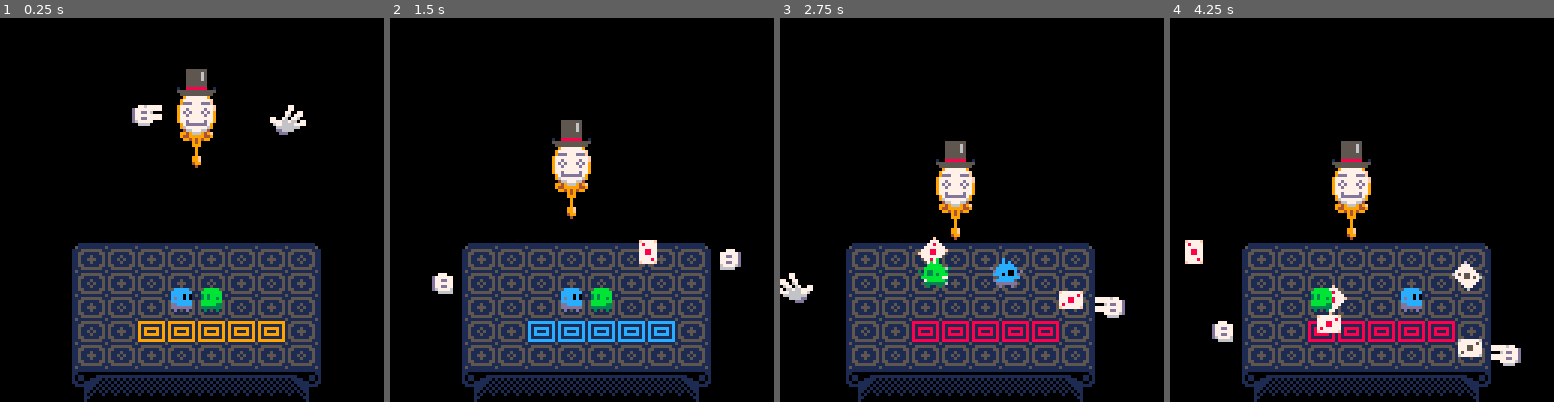
Above: before the commit, frames 1-4 (left to right).
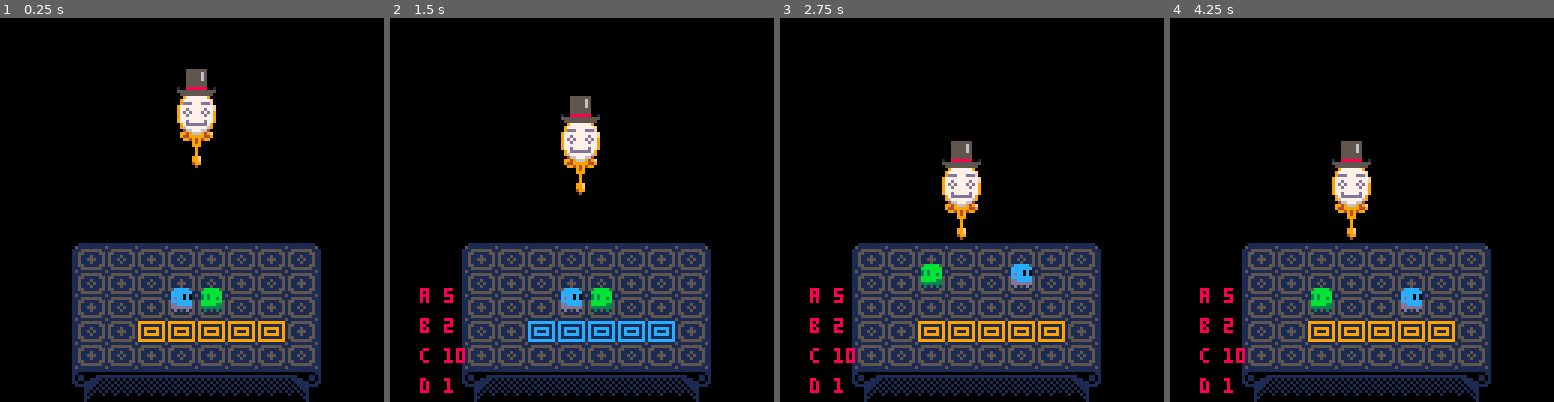
Above: after the commit, the same moments.

Repository: aylanonsense/just-one-boss
Game: PICO-8 cartridge cart.p8
The game is run twice, just before and just after one commit, with the same random seed, the same clock (stepped at 60 frames per second) and the same inputs.
Inputs:
- Up to frame 1 (0.25 s): no input
- Up to frame 2 (1.5 s): tap X (X key) at 0.33, 1.07 s; tap O (Z key) at 0.7 s
- Up to frame 3 (2.75 s): hold Right 1.6-2.1 s; tap O (Z key) at 1.7, 2.1, 2.5 s; tap X (X key) at 1.85 s; hold Up 2.15-2.42 s; hold Right from 2.47 s (still down)
- Up to frame 4 (4.25 s): tap O (Z key) every 0.4 s from 2.9 to 4.1 s; tap X (X key) at 2.97, 4.08 s; release Right at 3.03 s; hold Left 3.08-3.58 s; hold Down 3.63-3.97 s; hold Right from 4.02 s (still down)

The runs differ from the first frame. In frame 1, 0.7% of the frame differs, in the area x 34-80%, y 22-31%; in frame 2, 3.6%; in frame 3, 14%, in the area x 0-90%, y 32-100%; in frame 4, 3.6%.

Commit message:
Beginning to move over to a scheduled function system rather than a state system

Diff:
--- a/cart.p8
+++ b/cart.p8
@@ -76,6 +76,9 @@
 	"xxxxxxxx"
 }
 
+-- global debug vars
+local debug_logs={}
+
 -- global entity vars
 local player
 local entities
@@ -83,59 +86,19 @@
 local entity_classes={
 	movable={
 		apply_move=function(self)
-			if self.state=="move" then
+			if self.movement then
+				self.movement.frames+=1
 				local prev_x,prev_y=self.x,self.y
-				local next_x,next_y=self.state_data.move(self.state_data.easing(self.state_frames/self.state_end))
+				local next_x,next_y=self.movement.fn(self.movement.easing(self.movement.frames/self.movement.duration))
 				self.vx,self.vy=next_x-prev_x,next_y-prev_y
-			end
-			return self.state=="move"
-		end,
-		on_enter_move_state=function(self)
-			local start_x,start_y=self.x,self.y
-			local data=self.state_data
-			local end_x,end_y=data.x,data.y
-			-- if type(end_x)=="function" then
-			-- 	end_x=end_x()
-			-- end
-			-- if type(end_y)=="function" then
-			-- 	end_y=end_y()
-			-- end
-			if data.relative then
-				end_x+=start_x
-				end_y+=start_y
-			end
-			local dx,dy=end_x-start_x,end_y-start_y
-			-- local dist=sqrt(dx*dx+dy*dy)
-			local anchor_x1=data.anchors[1] or dx/4
-			local anchor_y1=data.anchors[2] or dy/4
-			local anchor_x2=data.anchors[3] or -dx/4
-			local anchor_y2=data.anchors[4] or -dy/4
-			self.state_data={
-				final_x=end_x,
-				final_y=end_y,
-				easing=data.easing,
-				move=make_bezier(
-					start_x,start_y,
-					start_x+anchor_x1,start_y+anchor_y1,
-					end_x+anchor_x2,end_y+anchor_y2,
-					end_x,end_y)
-			}
-		end,
-		on_enter_state=function(self)
-			if self.state=="move" then
-				self:on_enter_move_state()
-			end
-			return self.state=="move"
-		end,
-		on_leave_state=function(self)
-			if self.state=="move" then
-				self.vx=0
-				self.vy=0
-				-- these can probably be removed:
-				self.x=self.state_data.final_x
-				self.y=self.state_data.final_y
-			end
-			return self.state=="move"
+				if self.movement.frames>=self.movement.duration then
+					self.x=self.movement.final_x
+					self.y=self.movement.final_y
+					self.vx=0
+					self.vy=0
+					self.movement=nil
+				end
+			end
 		end,
 		move=function(self,x,y,dur,props)
 			-- is_relative,easing,anchor_x1,anchor_y1,anchor_x2,anchor_y2
@@ -147,18 +110,30 @@
 			--   immediate: whether this move is queued or immediate (default: queued)
 			--   anchors: an array of {x1,y1,x2,y2} with x1,y1 relative to start and x2,y2 relative to the end
 			props=props or {}
-			local move_data={
-				x=x,
-				y=y,
-				relative=props.relative or false,
+			local start_x,start_y=self.x,self.y
+			local end_x,end_y=x,y
+			if props.relative then
+				end_x+=start_x
+				end_y+=start_y
+			end
+			local dx,dy=end_x-start_x,end_y-start_y
+			local anchors=props.anchors or {}
+			local anchor_x1=anchors[1] or dx/4
+			local anchor_y1=anchors[2] or dy/4
+			local anchor_x2=anchors[3] or -dx/4
+			local anchor_y2=anchors[4] or -dy/4
+			self.movement={
+				frames=0,
+				duration=dur,
+				final_x=end_x,
+				final_y=end_y,
 				easing=props.easing or linear,
-				anchors=props.anchors or {}
+				fn=make_bezier(
+					start_x,start_y,
+					start_x+anchor_x1,start_y+anchor_y1,
+					end_x+anchor_x2,end_y+anchor_y2,
+					end_x,end_y)
 			}
-			if props.immediate then
-				self:set_state("move",dur,move_data)
-			else
-				self:queue_state("move",dur,move_data)
-			end
 		end
 	},
 	player={
@@ -446,18 +421,16 @@
 		face=4,
 		wearing_top_hat=true,
 		update=function(self)
+			self:update_schedule()
 			self:apply_move()
 			self:apply_velocity()
 		end,
-		move_to_player_col=function(self)
-			self:queue_state("move_to_player_col",0)
-		end,
-		on_enter_state=function(self)
-			if self.state=="move_to_player_col" then
-				self:move(10*player:col()-5,-20,30,{easing=ease_in,immediate=true,anchors={0,10,0,-10}})
-			else
-				self:super_on_enter_state()
-			end
+		move_to_player_col=function(self,a,b,c,d)
+			self:move(10*player:col()-5,-20,30,{easing=ease_in,immediate=true,anchors={0,10,0,-10}})
+			debug_log("a "..a)
+			debug_log("b "..b)
+			debug_log("c "..c)
+			debug_log("d "..d)
 		end,
 		draw=function(self)
 			palt(3,true)
@@ -747,22 +720,24 @@
 	player=spawn_entity("player",{x=10*3+5,y=8*2+4})
 	spawn_entity("player_reflection",{x=10*4+5,y=8*2+4})
 	local mirror=spawn_entity("magic_mirror",{x=40,y=-44})
-	local left_hand=spawn_entity("magic_mirror_hand",{x=20,y=-44})
-	local right_hand=spawn_entity("magic_mirror_hand",{x=60,y=-44,is_right_hand=true})
+
+	-- local left_hand=spawn_entity("magic_mirror_hand",{x=20,y=-44})
+	-- local right_hand=spawn_entity("magic_mirror_hand",{x=60,y=-44,is_right_hand=true})
 
 	-- left_hand:pause(5)
 	-- left_hand:grab_mirror(mirror)
 	-- left_hand:pause(20)
 	-- left_hand:release_mirror()
-	left_hand:throw_cards()
+	-- left_hand:throw_cards()
 
 	-- right_hand:grab_mirror(mirror)
 	-- right_hand:pause(20)
 	-- right_hand:release_mirror()
-	right_hand:throw_cards()
-
-	mirror:pause(30)
-	mirror:move_to_player_col()
+	-- right_hand:throw_cards()
+
+	-- mirror:pause(30)
+	-- mirror:move_to_player_col()
+	mirror:schedule(20,"move_to_player_col",{5,2,10,1})
 	-- left_hand:throw_cards()
 	-- right_hand:throw_cards()
 
@@ -783,9 +758,6 @@
 	-- update entities
 	local entity
 	for entity in all(entities) do
-		-- stateful entities will transition between various states
-		increment_counter_prop(entity,"state_frames")
-		entity:check_for_state_change()
 		-- call the entity's update function
 		entity:update()
 		-- do some default update stuff
@@ -865,6 +837,14 @@
 	-- 		rectfill(3*j,3*i,3*j+2,3*i+2,color_ramps[i][j])
 	-- 	end
 	-- end
+	-- draw debug text
+	if #debug_logs>0 then
+		camera()
+		local i
+		for i=1,#debug_logs do
+			print(debug_logs[i],10,10*i+120-10*#debug_logs,8)
+		end
+	end
 end
 
 
@@ -887,12 +867,8 @@
 			hitbox_channel=0,
 			hurtbox_channel=0,
 			invincibility_frames=0,
-			-- state props
-			state=nil,
-			future_state_data={},
-			state_frames=0,
-			state_end=-1,
-			state_data=nil,
+			-- schedule props
+			scheduled={},
 			-- spatial props
 			x=0,
 			y=0,
@@ -904,6 +880,7 @@
 			add_to_game=noop,
 			init=noop,
 			update=function(self)
+				self:update_schedule()
 				self:apply_velocity()
 			end,
 			draw=noop,
@@ -932,46 +909,34 @@
 			on_hurt=function(self)
 				self:die()
 			end,
-			-- state methods
-			set_state=function(self,state,dur,state_data)
-				self.state_frames=0
-				self.state=state
-				self.state_end=dur or -1
-				self.state_data=state_data or nil
-				self:on_enter_state(self.state)
-				self:check_for_state_change()
+			-- schedule methods
+			schedule=function(self,time,fn,args)
+				add(self.scheduled,{time+time,fn,args})
 			end,
-			queue_state=function(self,state,dur,state_data)
-				add(self.future_state_data,state)
-				add(self.future_state_data,dur or -1)
-				add(self.future_state_data,state_data or false)
-			end,
-			queue_states=function(self,states)
+			update_schedule=function(self)
 				local i
-				for i=1,#states,3 do
-					self:queue_state(states[i],states[i+1],states[i+2])
+				local num_deleted=0
+				local list=self.scheduled
+				for i=1,#list do
+					local item=list[i]
+					local fn=item[2]
+					local args=item[3]
+					if item[1]<=0 then
+						if type(fn)=="function" then
+							fn(self,unpack(args))
+						else
+							self[fn](self,unpack(args))
+						end
+						list[i]=nil
+						num_deleted+=1
+					else
+						item[1]-=1
+						list[i-num_deleted],list[i]=item,nil
+					end
 				end
 			end,
-			pause=function(self,dur)
-				self:queue_state("pause",dur)
-			end,
-			on_enter_state=noop,
-			on_leave_state=noop,
-			on_no_state=noop,
-			check_for_state_change=function(self)
-				if (self.state and self.state_end>=0 and self.state_frames>=self.state_end) or (not self.state and #self.future_state_data>0) then
-					self:on_leave_state(self.state)
-					self.state_frames=0
-					self.state=nil
-					self.state_end=-1
-					self.state_data=nil
-					if #self.future_state_data>0 then
-						local f=self.future_state_data
-						self:set_state(remove_first(f),remove_first(f),remove_first(f))
-					else
-						self:on_no_state()
-					end
-				end
+			clear_schedule=function(self)
+				self.scheduled={}
 			end
 		}
 	end
@@ -1070,6 +1035,18 @@
 end
 
 -- helper functions
+function debug_log(log)
+	add(debug_logs,log)
+end
+
+function unpack(list,from,to)
+	from=from or 1
+	to=to or #list
+	if from<=to then
+		return list[from],unpack(list,from+1,to)
+	end
+end
+
 function make_bezier(x0,y0,x1,y1,x2,y2,x3,y3)
 	return function(t)
 		return (1-t)^3*x0+3*(1-t)^2*t*x1+3*(1-t)*t^2*x2+t^3*x3,(1-t)^3*y0+3*(1-t)^2*t*y1+3*(1-t)*t^2*y2+t^3*y3
@@ -1150,7 +1127,7 @@
 -- increment a counter, wrapping to 20000 if it risks overflowing
 function increment_counter(n)
 	if n>32000 then
-		return 20000
+		return n-12000
 	end
 	return n+1
 end
